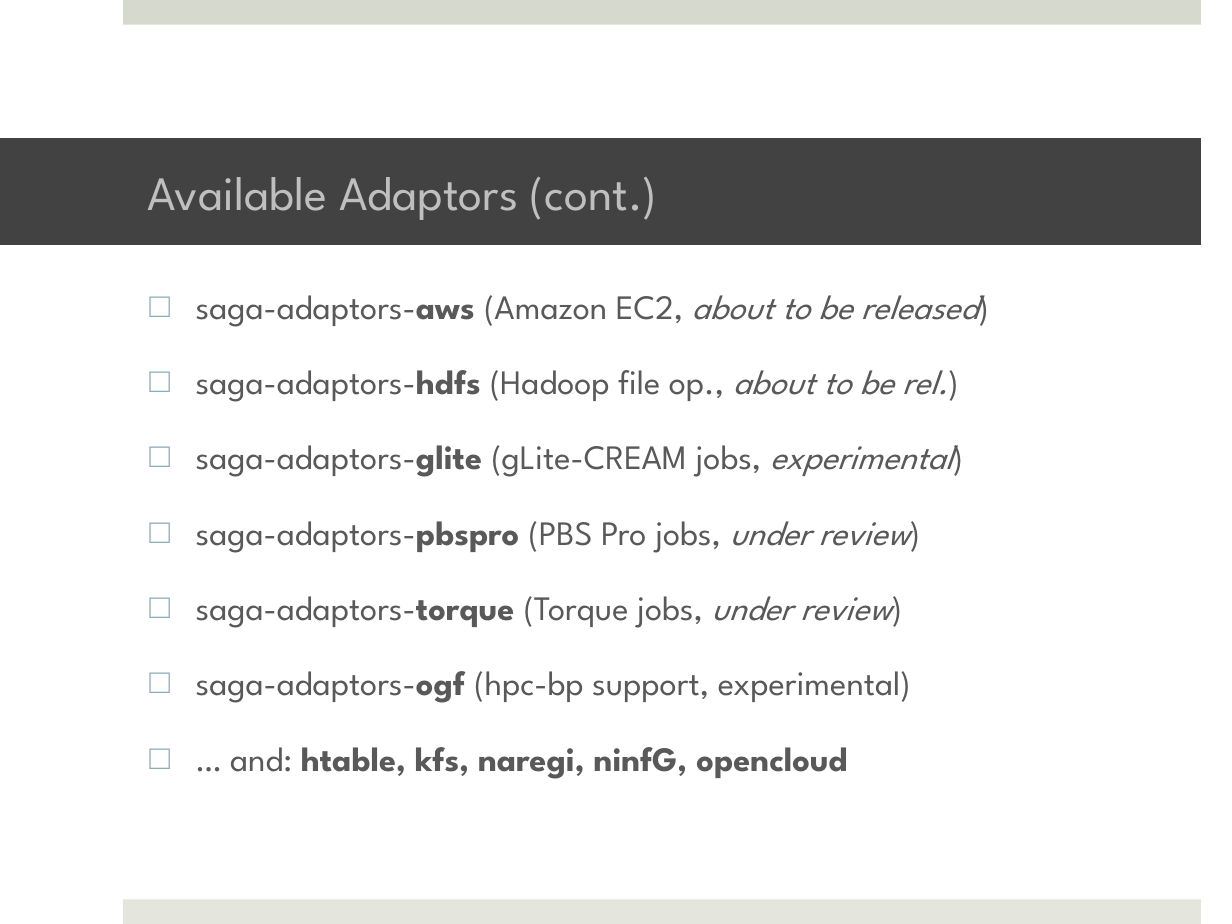
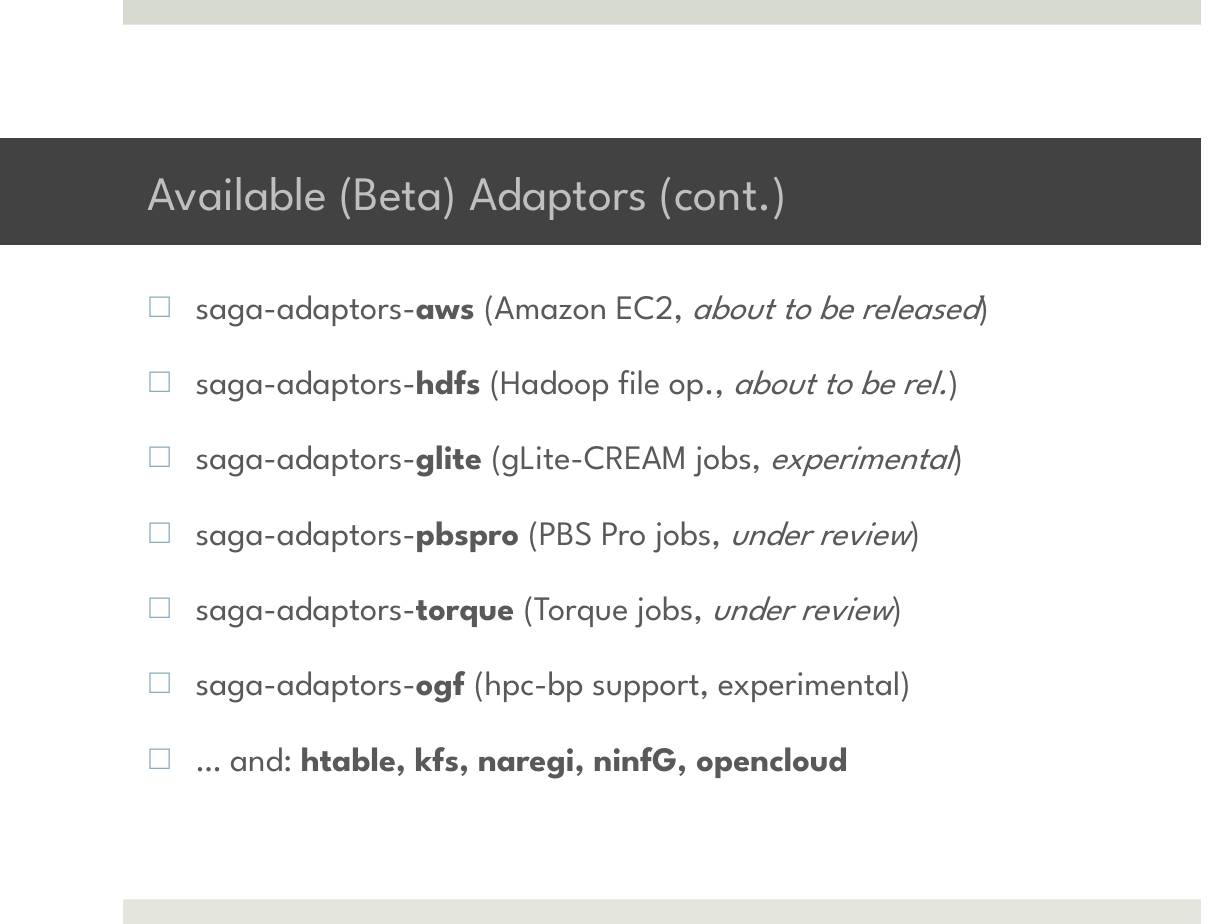
Before and after one commit to saga-project/saga-cpp-legacy-projects, a slide deck: slide 5 of tutorial/general_tutorial/Installation.pptx. Drawn at 1232x924 pixels with LibreOffice and Linux fonts; fonts in the diff are those of the drawing; background and template pictures are left out. Boxes give left, top, right and bottom in pixels: in the first picture for what was removed or moved away, otherwise in the second. Text is boxed around its words. In the diff, an @@ line names an element or a change of style, - is before the commit and + after.

```diff
--- a/tutorial/general_tutorial/Installation.pptx
+++ b/tutorial/general_tutorial/Installation.pptx
@@ title at (x1=148, y1=177, x2=787, y2=220): text changed @@
-Available Adaptors (cont.)
+Available (Beta) Adaptors (cont.)
```
Also in this commit, not shown: 6 other slides changed.
